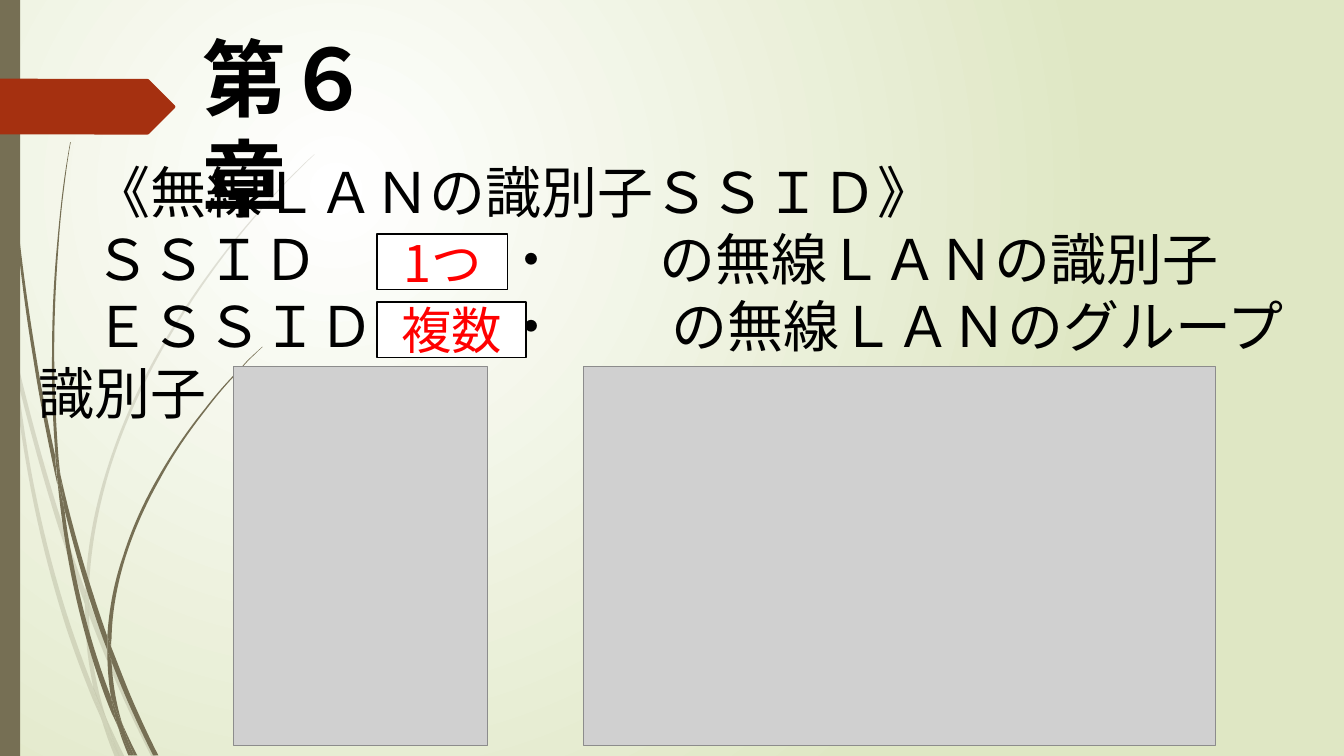
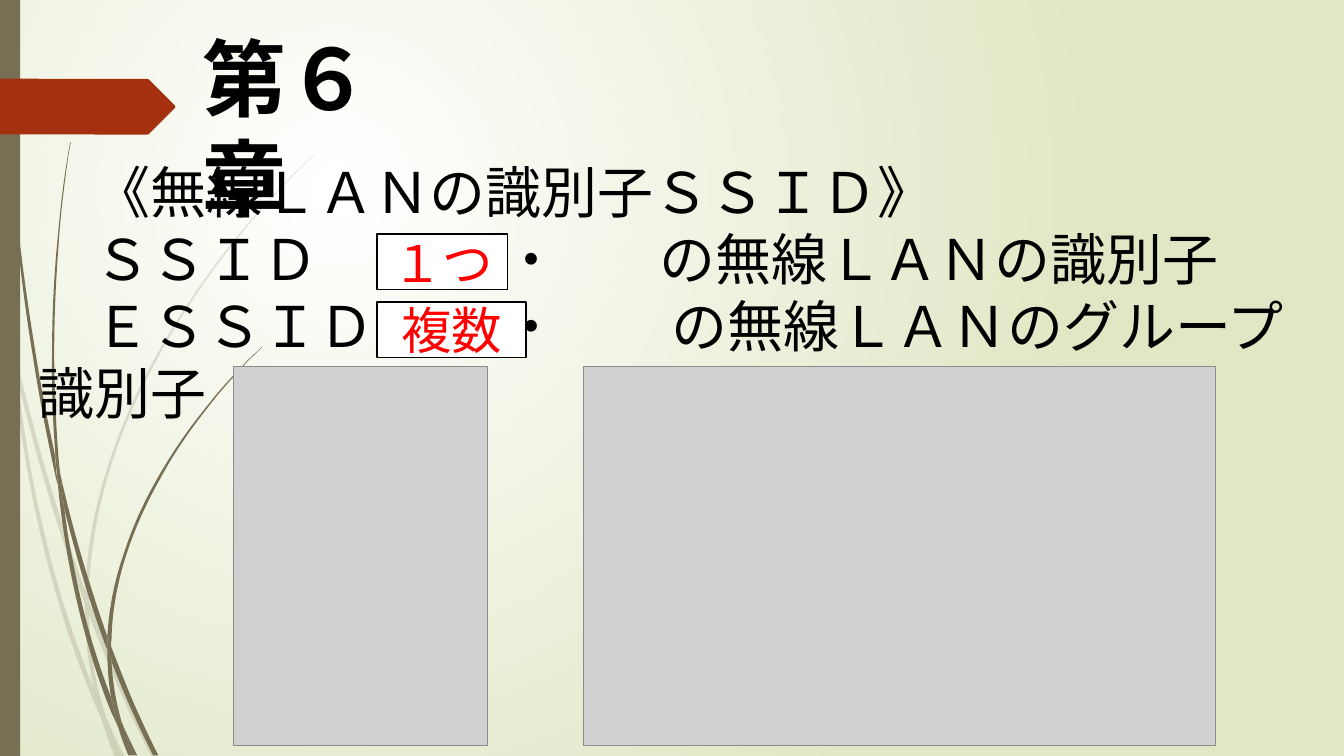
Before and after one commit to nkd10121/keep, a slide deck: slide 22 of 09_コンピュータ概論/02_学生用PPT_Chapter6-.pptx. Drawn at 1344x756 pixels with LibreOffice and Linux fonts; fonts in the diff are those of the drawing; grey boxes stand for pictures. Boxes give left, top, right and bottom in pixels: in the first picture for what was removed or moved away, otherwise in the second. Text is boxed around its words. In the diff, an @@ line names an element or a change of style, - is before the commit and + after.

```diff
--- a/09_コンピュータ概論/02_学生用PPT_Chapter6-.pptx
+++ b/09_コンピュータ概論/02_学生用PPT_Chapter6-.pptx
@@ text in rectangle at (x1=392, y1=233, x2=493, y2=290): text changed @@
-1つ
+１つ
```
Also in this commit, not shown: 4 other slides changed, 1 other file.
